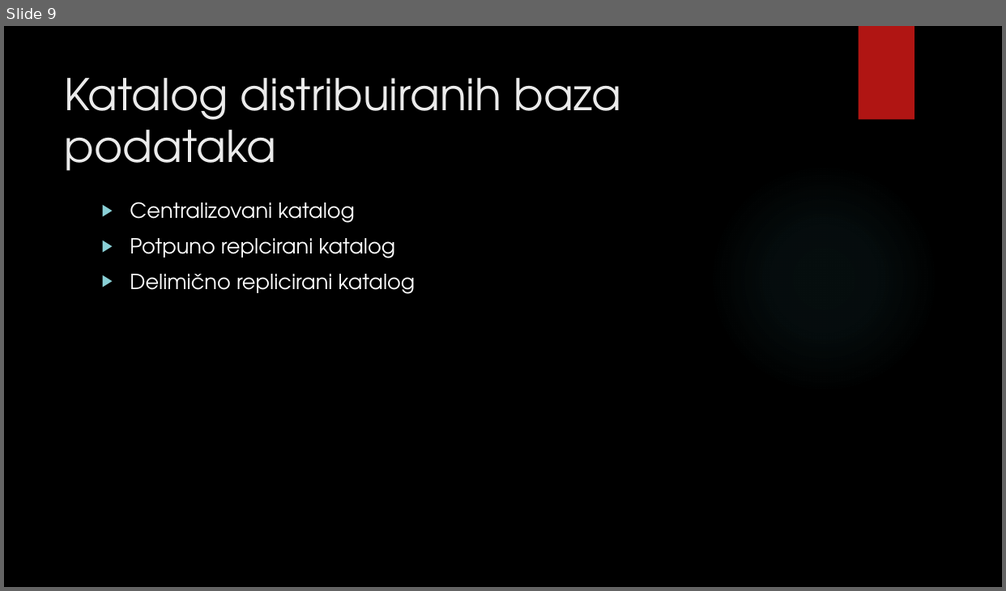
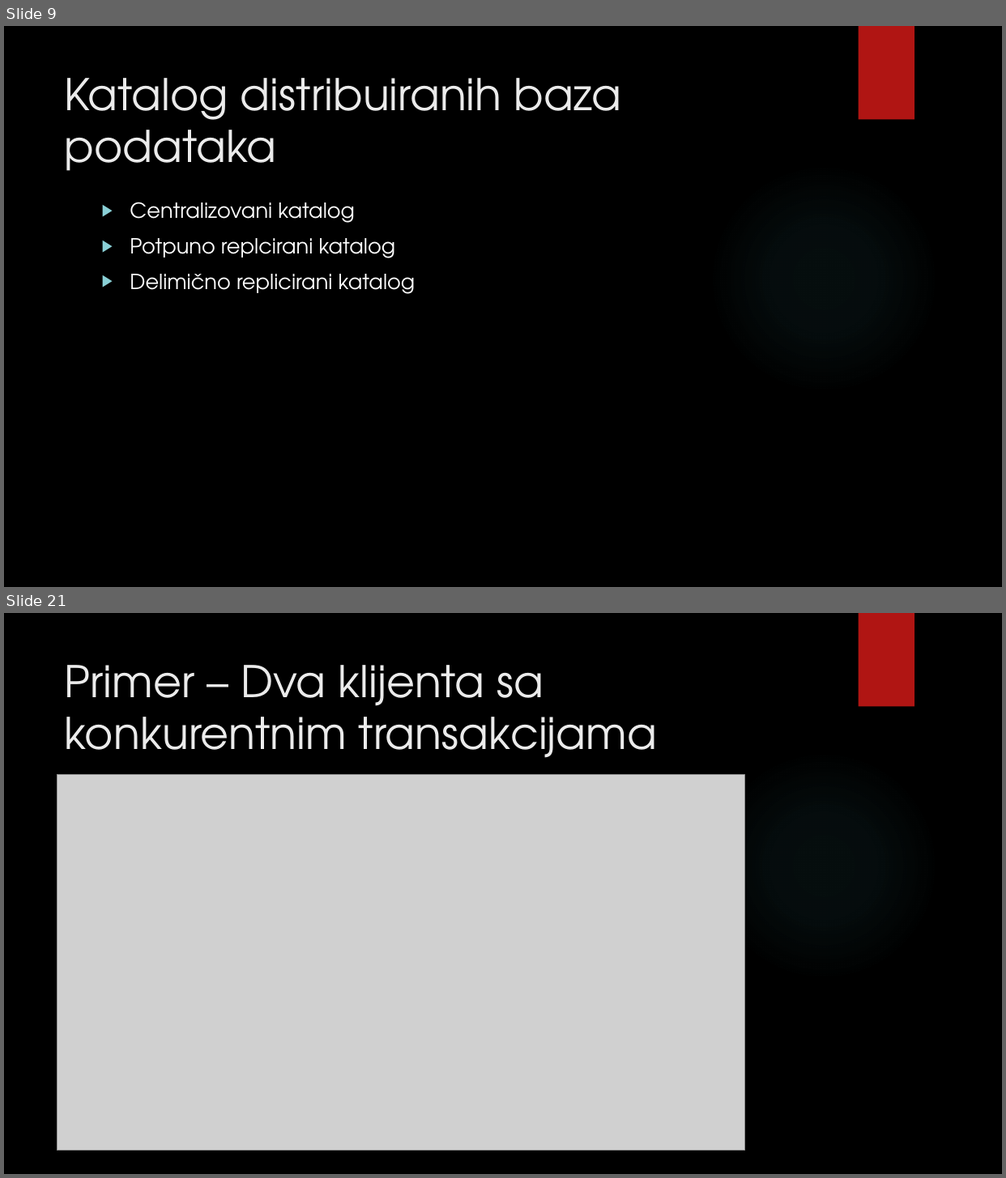
Before and after one commit to Rista5/DBMS, a slide deck: Distribuirane baze/Distribuirane baze podataka.pptx. Shown one above the other, each under a label of ours: slide 9 before the commit, slides 9 and 21 after it; the slides between them are not shown. The pictures are 1006x591 and 1006x1178 pixels, drawn with LibreOffice and Linux fonts; fonts in the diff are those of the drawing; grey boxes stand for pictures; background and template pictures are left out. Boxes give left, top, right and bottom in pixels: in the first picture for what was removed or moved away, otherwise in the second. Text is boxed around its words. In the diff, an @@ line names an element or a change of style, - is before the commit and + after.

```diff
--- a/Distribuirane baze/Distribuirane baze podataka.pptx
+++ b/Distribuirane baze/Distribuirane baze podataka.pptx
@@ slide 21 added at [4, 613, 1002, 1174], background picture (left out); not listed: 2 template elements that a slide beside it also shows @@
@@ title added at [65, 665, 657, 758], 42 pt, text #EBEBEB @@
+Primer – Dva klijenta sa konkurentnim transakcijama
@@ picture added at [57, 775, 745, 1151] @@
```
Also in this commit, not shown: 1 slide changed, 11 other slides added, 2 other files.
